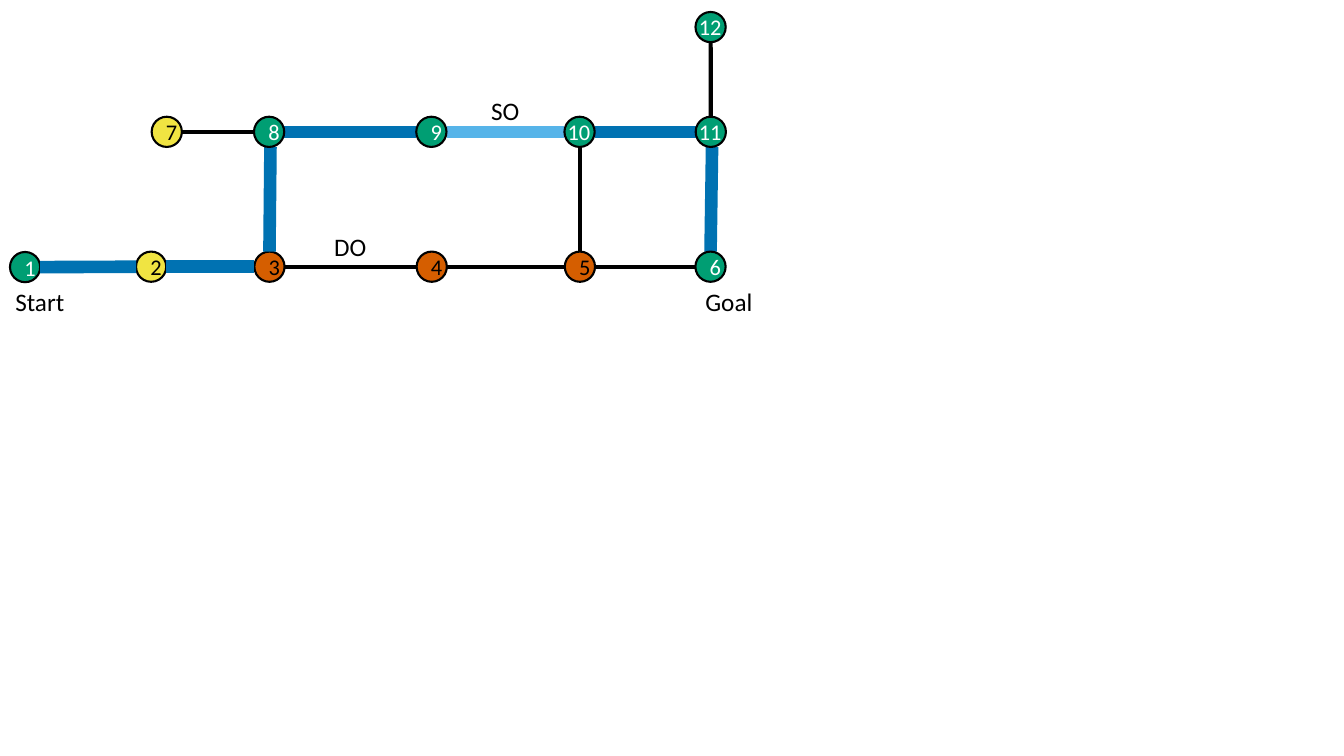
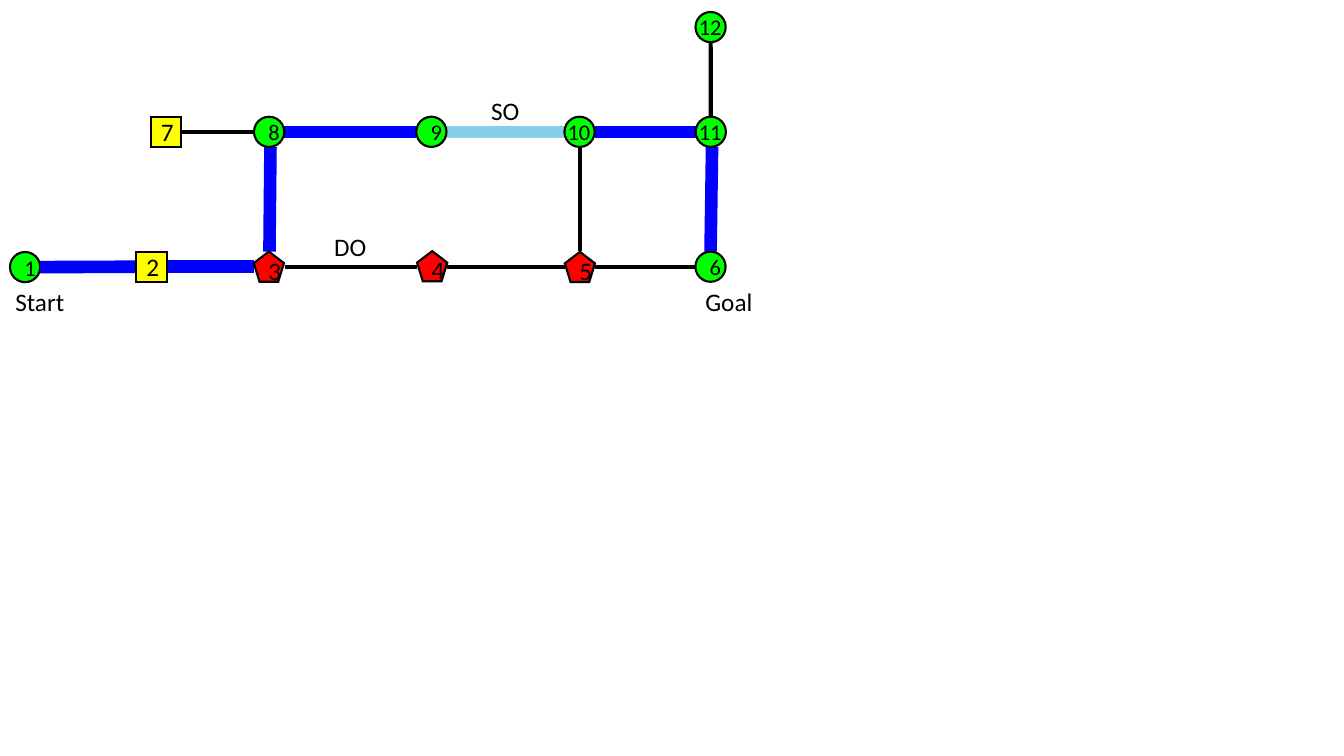
Before and after one commit to cmu-able/explainable-planning, a slide deck: slide 19 of XPlanningEvaluation/data/instruction/instruction-color-blind-friendly.pptx. Drawn at 1344x756 pixels with LibreOffice and Linux fonts; fonts in the diff are those of the drawing. Boxes give left, top, right and bottom in pixels: in the first picture for what was removed or moved away, otherwise in the second. Text is boxed around its words. In the diff, an @@ line names an element or a change of style, - is before the commit and + after.

Commit message:
updated instruction-color-blind-friendly.pptx to use shapes and consistent colors with graphviz colors

```diff
--- a/XPlanningEvaluation/data/instruction/instruction-color-blind-friendly.pptx
+++ b/XPlanningEvaluation/data/instruction/instruction-color-blind-friendly.pptx
@@ text colour #FFFFFF to #000000 in 3 elements at (x1=568, y1=121, x2=591, y2=146), (x1=699, y1=121, x2=722, y2=146), (x1=699, y1=16, x2=722, y2=41) @@
@@ fill #009E73 to #00FF00 in 3 elements at (x1=565, y1=117, x2=595, y2=147), (x1=696, y1=117, x2=726, y2=147), (x1=696, y1=12, x2=726, y2=42) @@
@@ rectangle "7" at (x1=151, y1=117, x2=181, y2=147): size 16 to 18 pt; ellipse to rectangle; fill #F0E442 to #FFFF00 @@
@@ line (270, 147) - (269, 252): stroke #0072B2 9 pt to #0000FF 9 pt @@
@@ line (416, 132) - (284, 132): stroke #0072B2 9 pt to #0000FF 9 pt @@
@@ line (565, 132) - (447, 132): stroke #56B4E9 9 pt to #87CEEB 9 pt @@
@@ line (696, 132) - (595, 132): stroke #0072B2 9 pt to #0000FF 9 pt @@
@@ line (711, 252) - (712, 147): stroke #0072B2 9 pt to #0000FF 9 pt @@
@@ text colour #FFFFFF to #000000; fill #009E73 to #00FF00 in 4 elements at (x1=254, y1=117, x2=284, y2=147), (x1=416, y1=117, x2=447, y2=147), (x1=696, y1=252, x2=726, y2=282), (x1=10, y1=252, x2=40, y2=282) @@
@@ line (40, 267) - (136, 267): stroke #0072B2 9 pt to #0000FF 9 pt @@
@@ rectangle "2" at (x1=136, y1=252, x2=166, y2=282): size 16 to 18 pt; ellipse to rectangle; fill #F0E442 to #FFFF00 @@
@@ line (166, 267) - (254, 267): stroke #0072B2 9 pt to #0000FF 9 pt @@
@@ size 16 to 18 pt; ellipse to pentagon; fill #D55E00 to #FF0000 in 3 elements at (x1=254, y1=252, x2=284, y2=282), (x1=565, y1=252, x2=595, y2=282), (x1=417, y1=251, x2=448, y2=281) @@
```
Also in this commit, not shown: 6 other slides changed.
